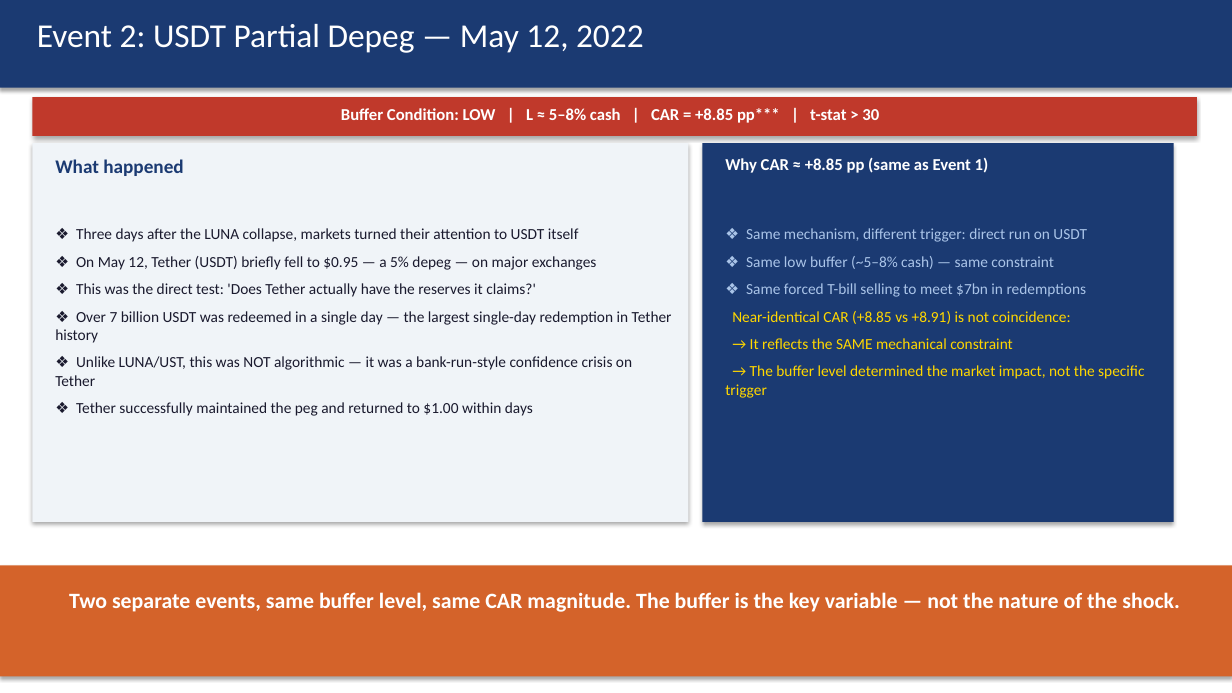
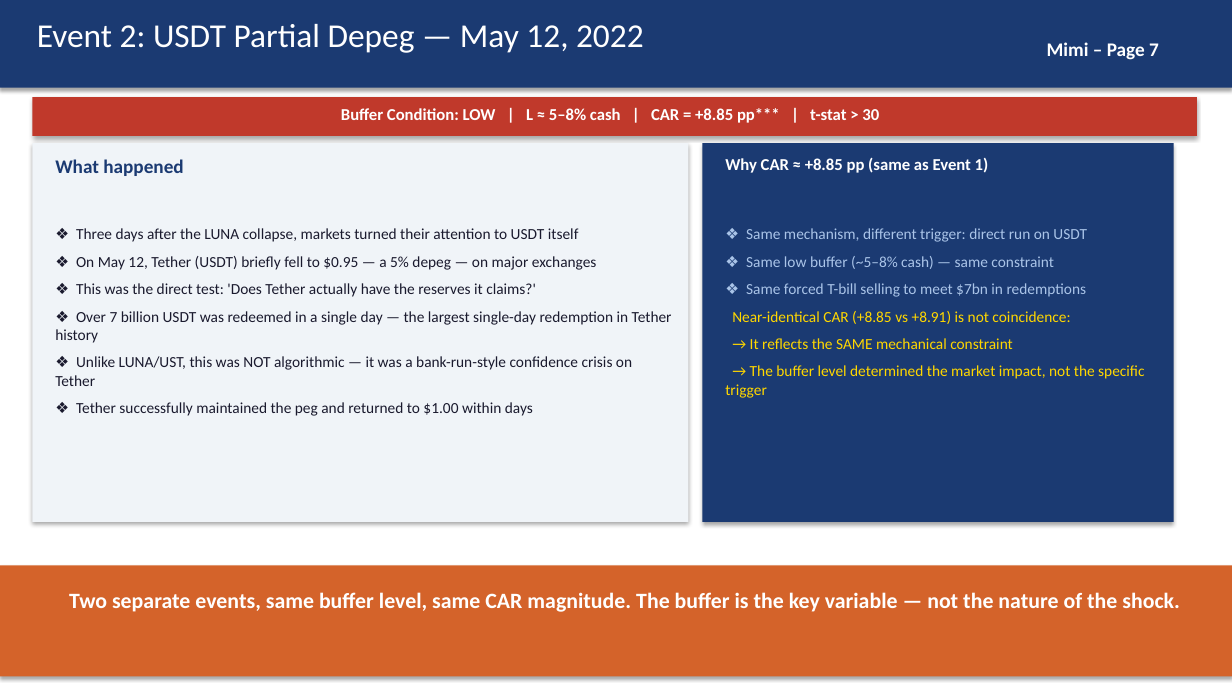
Before and after one commit to kimmireu0921/Stablecoins-and-the-Exorbitant-Privilege, a slide deck: slide 7 of presentations/0526_Stablecoin_Exorbitant_Privilege.pptx. Drawn at 1232x693 pixels with LibreOffice and Linux fonts; fonts in the diff are those of the drawing. Boxes give left, top, right and bottom in pixels: in the first picture for what was removed or moved away, otherwise in the second. Text is boxed around its words. In the diff, an @@ line names an element or a change of style, - is before the commit and + after.

```diff
--- a/presentations/0526_Stablecoin_Exorbitant_Privilege.pptx
+++ b/presentations/0526_Stablecoin_Exorbitant_Privilege.pptx
@@ text added at <box>1047,42,1159,60</box>, 15 pt, text #FFFFFF, bold @@
+Mimi – Page 7
```
Also in this commit, not shown: 7 other slides changed, 1 slide added.
